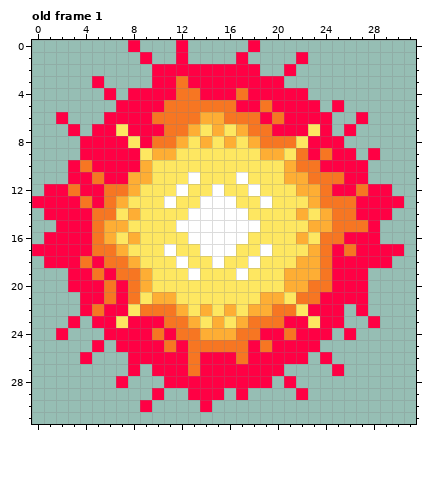
Two states of a pixel-art file, The game is liar/Assets/Sprites/Effects/explosion_VFX.aseprite. Above, as it was before the edit.
32x32 pixels, 1 frame. Shown: old frame 1. The commit also changed other frames, which this record leaves out.
After the commit:
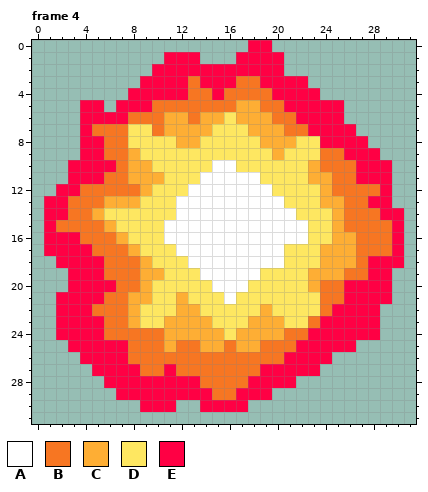
Palette (. is transparent): A #ffffff  B #f77622  C #feae34  D #fee761  E #ff0044
A new or re-ordered frame is compared with the old frame closest to it.
Changes in this commit:
frames 1 -> 10
layer "Layer 2" added
layer "Layer 3" added
layer "Layer 4" added
layer "Layer 5" added
Changed rows in their new state; - is an unchanged pixel.
Frame 4 is new; against old frame 1:
first column x 0:
 0 --------.---.------E-----------
 1 ---------.-E-E----EEE-.--------
 2 -------------------EE.---------
 3 -----.---E--EB---BB--EE--------
 4 ------.-----E-B-B-BB---E-------
 5 ----EE----B------CC-B---E------
 6 --.-EE--BB-CC---DCCC-B---E-.---
 7 ---.EBBBDDBCC-CD-DCCCBBE-E-----
 8 ------BB-DDD-CD-D-DCCC-D--EE---
 9 ------BBC-DD-------D--DD-B-E---
10 ----E--BC------AA----DDCBBB-EE-
11 -----EBB--C--DAAA-A--DDCC-B-EE-
12 -.-EBB--BC--DAA-AA-A--DDCBB-B--
13 .--B-BC-C--DAA---AA-A--DCC-B--.
14 ---BBCD-D---A-----AAAAD-DC-BB-E
15 -EBBB--D---A-------AAAADDC--BBE
16 ----B-BCD--AA-----AAAAA-DCCBBBE
17 .------BC--DAA---AA-A--DCCCBBB-
18 -.--E---BC--DAA-AA-AA-DDCCCB--E
19 -----EB---C--DAAA-A--DD-CCBBEE-
20 ------EB-------AAA---DDC-B--EE-
21 --EE---BCCDDC---A--DD-DDBB--EE-
22 --EE--BBCDDD-CD-D-D-DD-DB-E-E--
23 --E-E-BBCDDCC-CD-DCCCDDB--EE---
24 ---EEEBBBB-CCC--DCCCC-B--E-EE--
25 ---EE-E-BBBCB-CC-CC-BB--EEE----
26 -----EEEBBBBB-BBB-BBB--E-------
27 -----EEE-BB-B-BBBBB--EEE-.-----
28 ------E-EEE---BBBB--E----------
29 -------EEE-EE--BB-EE--.--------
30 ----------EE---EEE-------------
Changed places in both pictures, as pixel boxes (x1, y1, x2, y2):
changed: (32, 40, 404, 412)
